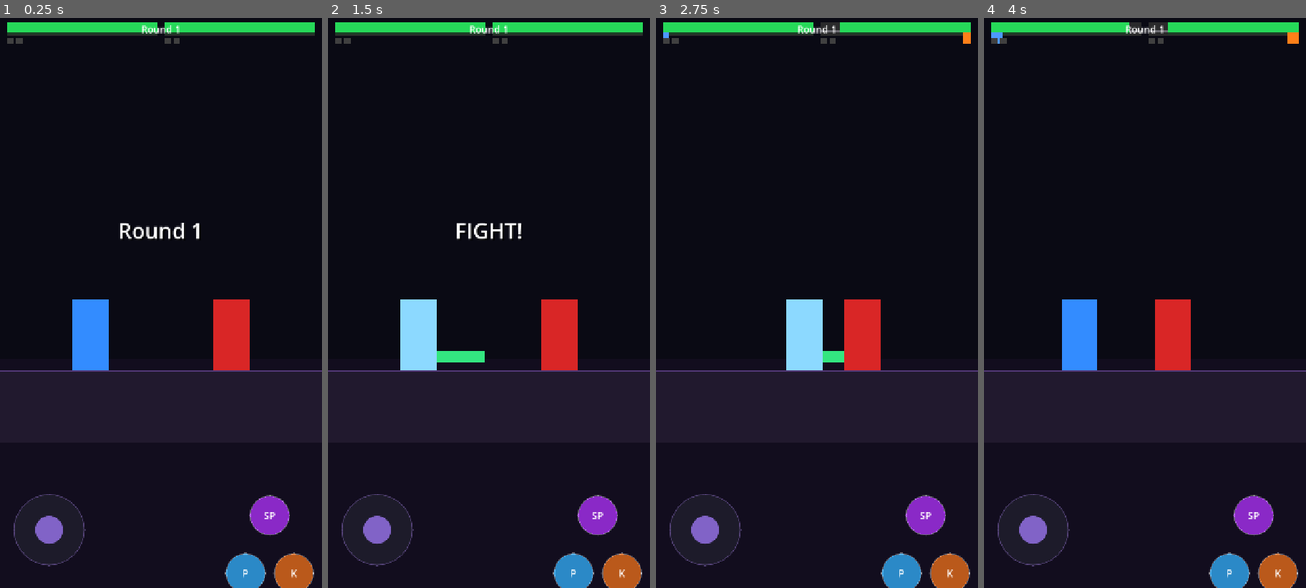
Above: before the commit, frames 1-4 (left to right).
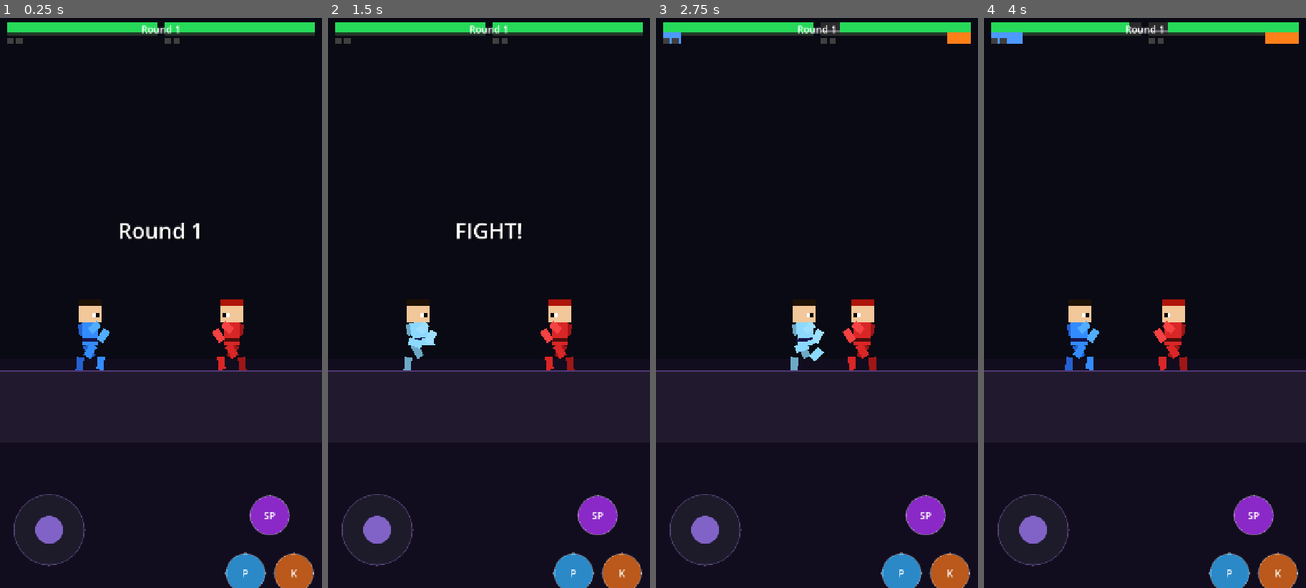
Above: after the commit, the same moments.

Repository: bbgckgaming-create/soul
Game: Godot game, scene res://scenes/GameArena.tscn
Two runs of this game, one before a commit and one after it. Both use one fixed random seed, a clock stepped at 60 frames per second and the inputs below.
Inputs (mouse positions are in pixels of both pictures, inside the frame that each line leads up to):
- Up to frame 1 (0.25 s): no input
- Up to frame 2 (1.5 s): click "P" at 0.5 s; click "K" at 1.25 s
- Up to frame 3 (2.75 s): move the mouse to (887, 274) at 2.02 s; hold D (move_right) from 2.03 s (still down); hold S (crouch) from 2.03 s (still down); click (887, 274) at 2.17 s; tap W (jump) at 2.27 s; tap K (kick) at 2.3 s
- Up to frame 4 (4 s): release D (move_right) at 2.75 s; release S (crouch) at 2.75 s; drag from (1080, 331) to (1173, 354) at 2.77 s; move the mouse to (1177, 177) at 3.52 s; hold A (move_left) from 3.53 s (still down); tap J (punch) at 3.6 s; tap L (special) at 3.8 s

The runs differ from the first frame. In frame 1, 2.4% of the frame differs, in the area x 22-78%, y 49-62%; in frame 2, 2.6%; in frame 3, 2.5%; in frame 4, 2.5%.

Commit message:
Implement articulated limb animation system with 16-part body model and improved attack mechanics

Diff:
--- a/scripts/Fighter.gd
+++ b/scripts/Fighter.gd
@@ -42,21 +42,50 @@
 const SPECIAL_DMG:  float = 26.0
 const SPECIAL_COST: float = 50.0
 
-# Character dimensions — 10% larger than before
+# Character dimensions
 const CHAR_W: float = 80.0
 const CHAR_H: float = 158.0
 
-# Node refs
-var sprite_node:  ColorRect = null
-var limb_node:    ColorRect = null   # Visual for punches/kicks
-var attack_area:  Area2D    = null
-var hurtbox_area: Area2D    = null
-var attack_shape: CollisionShape2D = null
+# Physics / gameplay node refs
+var attack_area:  Area2D            = null
+var hurtbox_area: Area2D            = null
+var attack_shape: CollisionShape2D  = null
+
+# Visual nodes — 2-segment articulated limbs + head/torso details
+var torso_node:  ColorRect = null
+var head_node:   ColorRect = null
+var hair_node:   ColorRect = null
+var eye_node:    ColorRect = null
+var pupil_node:  ColorRect = null
+var belt_node:   ColorRect = null
+var arm_fu_node: ColorRect = null   # front arm upper  (shoulder → elbow)
+var arm_fl_node: ColorRect = null   # front arm lower  (elbow   → fist)
+var arm_bu_node: ColorRect = null   # back  arm upper
+var arm_bl_node: ColorRect = null   # back  arm lower
+var leg_fu_node: ColorRect = null   # front leg upper  (hip → knee)
+var leg_fl_node: ColorRect = null   # front leg lower  (knee → foot)
+var leg_bu_node: ColorRect = null   # back  leg upper
+var leg_bl_node: ColorRect = null   # back  leg lower
+
+# Set by GameArena so each fighter always faces the other
+var opponent: Fighter = null
 
 # ─────────────────────────────────────────────────────────────────────────────
 func _ready() -> void:
-	sprite_node  = get_node_or_null("Sprite")
-	limb_node    = get_node_or_null("Limb")
+	torso_node  = get_node_or_null("Torso")
+	head_node   = get_node_or_null("Head")
+	hair_node   = get_node_or_null("Hair")
+	eye_node    = get_node_or_null("Eye")
+	pupil_node  = get_node_or_null("Pupil")
+	belt_node   = get_node_or_null("Belt")
+	arm_fu_node = get_node_or_null("FArmU")
+	arm_fl_node = get_node_or_null("FArmL")
+	arm_bu_node = get_node_or_null("BArmU")
+	arm_bl_node = get_node_or_null("BArmL")
+	leg_fu_node = get_node_or_null("FLegU")
+	leg_fl_node = get_node_or_null("FLegL")
+	leg_bu_node = get_node_or_null("BLegU")
+	leg_bl_node = get_node_or_null("BLegL")
 	attack_area  = get_node_or_null("AttackArea")
 	hurtbox_area = get_node_or_null("Hurtbox")
 	attack_shape = get_node_or_null("AttackArea/CollisionShape2D")
@@ -71,6 +100,8 @@
 	hit_landed    = false
 	attack_timer  = 0.0
 	_update_visual()
+	# Immediately push fresh health/special values to the HUD
+	_report_to_manager()
 
 # ─── Main Physics Loop ────────────────────────────────────────────────────────
 func _physics_process(delta: float) -> void:
@@ -91,13 +122,11 @@
 
 		State.PUNCH, State.KICK, State.SPECIAL:
 			attack_timer += delta
-			var open  := attack_duration * HITBOX_OPEN
-			var close := attack_duration * HITBOX_CLOSE
+			var open:  float = attack_duration * HITBOX_OPEN
+			var close: float = attack_duration * HITBOX_CLOSE
 			hitbox_active = (attack_timer >= open and attack_timer < close)
 
-			# ── Manual overlap check every frame during active window ──────────
-			# Relying on area_entered misses already-overlapping enemies, so we
-			# poll get_overlapping_areas() instead.
+			# Poll overlapping areas every frame — more reliable than area_entered
 			if hitbox_active and not hit_landed and attack_area:
 				attack_area.monitoring = true
 				for area in attack_area.get_overlapping_areas():
@@ -106,7 +135,7 @@
 						hit_landed    = true
 						var dir: float = sign(target.position.x - position.x)
 						target.take_damage(get_current_damage(), dir)
-						special_meter = min(MAX_SPECIAL, special_meter + get_current_damage() * 0.3)
+						special_meter = min(MAX_SPECIAL, special_meter + get_current_damage() * 0.9)
 						break
 			elif not hitbox_active and attack_area:
 				attack_area.monitoring = false
@@ -123,6 +152,10 @@
 
 	var vp_w: float = get_viewport_rect().size.x
 	position.x = clamp(position.x, CHAR_W * 0.5 + 10.0, vp_w - CHAR_W * 0.5 - 10.0)
+
+	# Always face the opponent (so attacks always go the correct direction)
+	if opponent and current_state != State.DEAD:
+		facing_right = position.x < opponent.position.x
 
 	_update_visual()
 	_report_to_manager()
@@ -140,66 +173,238 @@
 	current_state = State.IDLE
 	velocity.y    = 0.0
 
+# ─── Segment Helper ───────────────────────────────────────────────────────────
+# Places one ColorRect limb segment with its pivot at the top-centre.
+#   angle = 0   → segment hangs straight down.
+#   angle > 0   → tilts clockwise  (= forward when facing right).
+#   angle < 0   → tilts counter-clockwise (= backward when facing right).
+# Returns the tip position so the next segment can be chained from it.
+func _place_segment(node: ColorRect, px: float, py: float,
+		angle: float, length: float, width: float) -> Vector2:
+	var tip: Vector2 = Vector2(px + sin(angle) * length, py + cos(angle) * length)
+	if not node:
+		return tip
+	node.size         = Vector2(width, length)
+	node.pivot_offset = Vector2(width * 0.5, 0.0)
+	node.position     = Vector2(px - width * 0.5, py)
+	node.rotation     = angle
+	return tip
+
 # ─── Visual Update ────────────────────────────────────────────────────────────
 func _update_visual() -> void:
-	if not sprite_node:
+	if not torso_node:
 		return
 
-	var w := CHAR_W
-	var h := CHAR_H
-	var dir := 1.0 if facing_right else -1.0
-
-	# ── Body size & color ─────────────────────────────────────────────────────
-	match current_state:
-		State.CROUCH:
-			sprite_node.size     = Vector2(w, h * CROUCH_SCALE)
-			sprite_node.position = Vector2(-w * 0.5, -h * CROUCH_SCALE)
-		_:
-			sprite_node.size     = Vector2(w, h)
-			sprite_node.position = Vector2(-w * 0.5, -h)
-
-	# Body color reflects state
+	var sc:  float = CROUCH_SCALE if current_state == State.CROUCH else 1.0
+	var bh:  float = CHAR_H * sc
+	var dir: float = 1.0 if facing_right else -1.0
+
+	# ── Proportional section heights ──────────────────────────────────────────
+	var head_h:  float = bh * 0.316
+	var hair_h:  float = bh * 0.089
+	var torso_h: float = bh * 0.329
+	var leg_h:   float = bh - head_h - torso_h
+	var arm_h:   float = torso_h * 0.96
+
+	var ul_len: float = leg_h * 0.54   # upper-leg segment length
+	var ll_len: float = leg_h * 0.52   # lower-leg segment length
+	var ua_len: float = arm_h * 0.52   # upper-arm segment length
+	var la_len: float = arm_h * 0.52   # lower-arm segment length
+
+	# Fixed widths (don't squish during crouch)
+	const TW: float = 38.0   # torso width
+	const AW: float = 17.0   # arm segment width
+	const LW: float = 17.0   # leg segment width
+	const HW: float = 50.0   # head width
+
+	# ── Y anchors (feet = 0, upward is negative) ──────────────────────────────
+	var y_hip:  float = -leg_h                          # top of legs / bottom of torso
+	var y_tors: float = -leg_h - torso_h               # top of torso
+	var y_shl:  float = y_tors + torso_h * 0.08        # shoulder level
+	var y_hair: float = y_tors - head_h                # very top of hair
+	var y_face: float = y_hair + hair_h                # top of face skin
+
+	# ── X anchors (direction-aware: positive dir = facing-right side) ─────────
+	var shl_fx: float = dir *  (TW * 0.5 + 1.0)   # front shoulder pivot X
+	var shl_bx: float = dir * -(TW * 0.5 + 1.0)   # back  shoulder pivot X
+	var hip_fx: float = dir *  8.0                 # front hip pivot X  (wider stance)
+	var hip_bx: float = dir * -8.0                 # back  hip pivot X  (wider stance)
+
+	# ── Colour palette based on state ─────────────────────────────────────────
+	var col:      Color
+	var col_dark: Color
+	var col_hi:   Color
 	match current_state:
 		State.HIT:
-			sprite_node.color = Color(1.0, 0.25, 0.25) if fighter_id == 0 else Color(1.0, 0.45, 0.1)
+			col      = Color(1.0, 0.25, 0.25) if fighter_id == 0 else Color(1.0, 0.45, 0.1)
+			col_dark = col.darkened(0.22)
+			col_hi   = col.lightened(0.15)
 		State.PUNCH, State.KICK, State.SPECIAL:
-			# Brighten body during attack so player can see they pressed something
-			sprite_node.color = Color(0.55, 0.85, 1.0) if fighter_id == 0 else Color(1.0, 0.45, 0.45)
+			col      = Color(0.55, 0.85, 1.0) if fighter_id == 0 else Color(1.0, 0.45, 0.45)
+			col_dark = col.darkened(0.22)
+			col_hi   = col.lightened(0.15)
 		_:
-			sprite_node.color = Color(0.2, 0.55, 1.0) if fighter_id == 0 else Color(0.85, 0.15, 0.15)
-
-	# ── Limb (attack visual) ──────────────────────────────────────────────────
-	if limb_node:
-		match current_state:
-			State.PUNCH:
-				# Fist extends forward at chest height, animates with attack_timer
-				var progress := clamp(attack_timer / attack_duration, 0.0, 1.0)
-				var extend   := sin(progress * PI) * 70.0   # arc: out and back
-				limb_node.visible  = true
-				limb_node.size     = Vector2(extend + 20.0, 22.0)
-				limb_node.position = Vector2(dir * (w * 0.5), -h * 0.62)
-				limb_node.color    = Color(0.3, 0.75, 1.0) if fighter_id == 0 else Color(1.0, 0.55, 0.2)
-
-			State.KICK:
-				# Leg extends diagonally downward
-				var progress := clamp(attack_timer / attack_duration, 0.0, 1.0)
-				var extend   := sin(progress * PI) * 90.0
-				limb_node.visible  = true
-				limb_node.size     = Vector2(extend + 20.0, 26.0)
-				limb_node.position = Vector2(dir * (w * 0.5), -h * 0.28)
-				limb_node.color    = Color(0.2, 0.9, 0.5) if fighter_id == 0 else Color(1.0, 0.8, 0.1)
-
-			State.SPECIAL:
-				# Full-body surge: large glowing rect
-				var progress := clamp(attack_timer / attack_duration, 0.0, 1.0)
-				var extend   := sin(progress * PI) * 130.0
-				limb_node.visible  = true
-				limb_node.size     = Vector2(extend + 30.0, 60.0)
-				limb_node.position = Vector2(dir * (w * 0.5), -h * 0.5)
-				limb_node.color    = Color(0.9, 0.4, 1.0, 0.9)
-
-			_:
-				limb_node.visible = false
+			if fighter_id == 0:
+				col      = Color(0.20, 0.55, 1.00)
+				col_dark = Color(0.14, 0.38, 0.82)
+				col_hi   = Color(0.32, 0.68, 1.00)
+			else:
+				col      = Color(0.85, 0.15, 0.15)
+				col_dark = Color(0.62, 0.09, 0.09)
+				col_hi   = Color(0.96, 0.26, 0.26)
+
+	# ── MK-style animation curve: fast snap → freeze at peak → controlled retract ─
+	# Three distinct phases replace the old symmetric sin() arc:
+	#   0%–35%  Extend  — ease-out power curve (explosive snap to peak)
+	#   35%–62% Hold    — frozen at full extension (hit is readable / "frame data")
+	#   62%–100% Retract — ease-in pull-back (deliberate, weighted recovery)
+	var progress: float = clamp(attack_timer / max(attack_duration, 0.001), 0.0, 1.0)
+	var ef: float = 0.0
+	if progress < 0.35:
+		ef = 1.0 - pow(1.0 - progress / 0.35, 2.8)   # ease-out: explosive start
+	elif progress < 0.62:
+		ef = 1.0                                        # hold: frozen at peak
+	else:
+		ef = 1.0 - pow((progress - 0.62) / 0.38, 1.6) # ease-in: weighted retract
+	ef = clamp(ef, 0.0, 1.0)
+
+	# ── Guard stance ──────────────────────────────────────────────────────────
+	# RULE: all angles stay between 0.0 and ~1.6 so both segments always point
+	# FORWARD (never wrap behind the elbow/knee), keeping limbs visually joined.
+	#
+	# Arms: upper arm reaches forward at ~80°; forearm then bends DOWNWARD from
+	# the elbow (la_f < ua_f), so the arm has a natural hook-shaped droop.
+	# At punch peak both angles converge to ~1.57 (horizontal) = straight jab.
+	#
+	# Legs: very slight spread so feet stay close together — no bowlegging.
+	# Front arm: classic boxing L-guard.
+	#   ua_f ≈ 1.10 → elbow reaches forward and slightly down.
+	#   la_f ≈ 2.00 → forearm angles up from elbow, fist near chin/shoulder height.
+	# Back forearm is hidden (see placement section below).
+	# Legs: both thighs lean toward the opponent; lower leg follows at a slightly
+	# smaller angle for a gentle natural knee bend (no S-curve).
+	# Guard stance — angles match user sketch:
+	# Front arm: upper arm pushes forward ~52°, forearm droops forward-down ~32°.
+	# Small angle difference (20°) means the two rects meet cleanly; an elbow-cap
+	# square (arm_bl_node, repurposed) fills any remaining corner gap.
+	var ua_f: float =  0.90   # front upper arm  — 52° forward from vertical
+	var la_f: float =  0.55   # front lower arm  — 32° forward, forearm angles down
+	var ua_b: float = -0.18   # back  upper arm  — slightly behind torso
+	var la_b: float =  0.00   # back  lower arm  — repurposed as elbow cap; value unused
+	# Legs — from the sketch: front thigh sweeps forward, shin nearly vertical
+	# so the knee visibly pokes forward. Back thigh sweeps backward, same logic.
+	var ul_f: float =  0.55   # front upper leg  — thigh sweeps toward opponent
+	var ll_f: float =  0.05   # front lower leg  — shin nearly vertical, knee pokes fwd
+	var ul_b: float = -0.48   # back  upper leg  — thigh sweeps away from opponent
+	var ll_b: float =  0.05   # back  lower leg  — shin nearly vertical, knee pokes back
+
+	var torso_rot: float = 0.0
+
+	# ── Attack animations ──────────────────────────────────────────────────────
+	match current_state:
+		State.PUNCH:
+			# Guard → horizontal jab.
+			# ua_f: 1.10 → 1.57 (+0.47), la_f: 0.68 → 1.57 (+0.89)
+			ua_f      += ef * 0.47    # upper arm drives to horizontal
+			la_f      += ef * 0.89    # forearm straightens to match
+			ua_b      -= ef * 0.20    # back arm pulls back (weight transfer)
+			torso_rot  = ef * 0.24    # body commits hard into the punch
+
+		State.KICK:
+			# Both leg segments swing upward together until near-horizontal = high kick.
+			ul_f      += ef * 1.35    # thigh: 0.22 → 1.57 (horizontal)
+			ll_f      += ef * 1.45    # shin:  0.12 → 1.57 (leg fully extended)
+			ua_f      -= ef * 0.15    # front arm drops slightly for balance
+			la_f      -= ef * 0.12    # forearm opens slightly with the lean
+			torso_rot  = -(ef * 0.20) # body rocks back on the kick
+
+		State.SPECIAL:
+			# Front arm unfolds to jab; back upper arm sweeps forward for surge.
+			ua_f      += ef * 0.47    # front upper arm drives to horizontal
+			la_f      += ef * 0.89    # front forearm straightens to match
+			ua_b      += ef * 1.55    # back upper arm sweeps from behind → front
+			torso_rot  = ef * 0.15
+			col_hi     = Color(0.90, 0.40, 1.00, 0.95)  # purple energy glow
+			col_dark   = Color(0.70, 0.28, 1.00, 0.80)
+
+	# ── Torso (leans with torso_rot) ──────────────────────────────────────────
+	torso_node.size         = Vector2(TW, torso_h)
+	torso_node.position     = Vector2(-TW * 0.5, y_tors)
+	torso_node.pivot_offset = Vector2(TW * 0.5, torso_h * 0.1)
+	torso_node.rotation     = dir * torso_rot
+	torso_node.color        = col
+
+	# ── Belt (follows torso lean) ──────────────────────────────────────────────
+	if belt_node:
+		belt_node.size         = Vector2(TW, max(5.0, 7.0 * sc))
+		belt_node.position     = Vector2(-TW * 0.5, y_tors + torso_h * 0.70)
+		belt_node.pivot_offset = Vector2(TW * 0.5, 0.0)
+		belt_node.rotation     = dir * torso_rot
+		belt_node.color        = Color(0.10, 0.08, 0.30) if fighter_id == 0 else Color(0.30, 0.05, 0.05)
+
+	# ── Hair ──────────────────────────────────────────────────────────────────
+	if hair_node:
+		hair_node.size     = Vector2(HW, hair_h)
+		hair_node.position = Vector2(-HW * 0.5, y_hair)
+		hair_node.rotation = 0.0
+		hair_node.color    = Color(0.12, 0.07, 0.02) if fighter_id == 0 else Color(0.68, 0.08, 0.04)
+
+	# ── Head / Face ───────────────────────────────────────────────────────────
+	var face_h: float = head_h - hair_h
+	if head_node:
+		head_node.size     = Vector2(HW, face_h)
+		head_node.position = Vector2(-HW * 0.5, y_face)
+		head_node.rotation = 0.0
+		head_node.color    = Color(0.95, 0.78, 0.60)
+
+	if eye_node:
+		var ex: float = 6.0 if facing_right else -20.0
+		eye_node.size     = Vector2(14.0, max(6.0, face_h * 0.28))
+		eye_node.position = Vector2(ex, y_face + face_h * 0.42)
+		eye_node.rotation = 0.0
+		eye_node.color    = Color.WHITE
+
+	if pupil_node:
+		var epx: float = 13.0 if facing_right else -20.0
+		pupil_node.size     = Vector2(7.0, max(6.0, face_h * 0.28))
+		pupil_node.position = Vector2(epx, y_face + face_h * 0.42)
+		pupil_node.rotation = 0.0
+		pupil_node.color    = Color(0.05, 0.03, 0.01)
+
+	# ── Back leg (behind everything) ──────────────────────────────────────────
+	if leg_bu_node:
+		leg_bu_node.color = col_dark
+	if leg_bl_node:
+		leg_bl_node.color = col_dark
+	var bknee: Vector2 = _place_segment(leg_bu_node, hip_bx, y_hip, dir * ul_b, ul_len, LW)
+	_place_segment(leg_bl_node, bknee.x, bknee.y, dir * ll_b, ll_len, LW)
+
+	# ── Back arm — upper segment only; forearm hidden for cleaner silhouette ────
+	if arm_bu_node:
+		arm_bu_node.color = col_dark
+	if arm_bl_node:
+		arm_bl_node.size = Vector2.ZERO   # forearm hidden intentionally
+	_place_segment(arm_bu_node, shl_bx, y_shl, dir * ua_b, ua_len, AW)
+
+	# ── Front leg ─────────────────────────────────────────────────────────────
+	if leg_fu_node:
+		leg_fu_node.color = col
+	if leg_fl_node:
+		leg_fl_node.color = col
+	var fknee: Vector2 = _place_segment(leg_fu_node, hip_fx, y_hip, dir * ul_f, ul_len, LW)
+	_place_segment(leg_fl_node, fknee.x, fknee.y, dir * ll_f, ll_len, LW)
+
+	# ── Front arm (topmost layer) ──────────────────────────────────────────────
+	if arm_fu_node:
+		arm_fu_node.color = col_hi
+	if arm_fl_node:
+		arm_fl_node.color = col_hi
+	var felbow: Vector2 = _place_segment(arm_fu_node, shl_fx, y_shl, dir * ua_f, ua_len, AW)
+	# Small overlap to ensure the two segments always meet flush at the elbow.
+	var arm_overlap: float = 4.0
+	var elbow_ox: float = sin(dir * ua_f) * arm_overlap
+	var elbow_oy: float = cos(dir * ua_f) * arm_overlap
+	_place_segment(arm_fl_node, felbow.x - elbow_ox, felbow.y - elbow_oy, dir * la_f, la_len + arm_overlap, AW)
 
 func _report_to_manager() -> void:
 	GameManager.report_health(fighter_id, health, MAX_HEALTH)
@@ -242,18 +447,18 @@
 func _can_start_attack() -> bool:
 	return can_attack and current_state not in [State.HIT, State.DEAD]
 
-func _position_hitbox(offset: Vector2, size: Vector2) -> void:
+func _position_hitbox(offset: Vector2, sz: Vector2) -> void:
 	if not attack_area or not attack_shape: return
-	var dir := 1.0 if facing_right else -1.0
+	var dir: float = 1.0 if facing_right else -1.0
 	attack_area.position = Vector2(offset.x * dir, offset.y)
 	if attack_shape.shape is RectangleShape2D:
-		(attack_shape.shape as RectangleShape2D).size = size
+		(attack_shape.shape as RectangleShape2D).size = sz
 
 # ─── Damage Reception ─────────────────────────────────────────────────────────
 func take_damage(amount: float, knockback_dir: float) -> void:
 	if current_state == State.DEAD: return
 	health        = max(0.0, health - amount)
-	special_meter = min(MAX_SPECIAL, special_meter + amount * 0.4)
+	special_meter = min(MAX_SPECIAL, special_meter + amount * 1.2)
 	took_damage.emit(amount)
 	if health <= 0.0:
 		_die()
--- a/scripts/GameArena.gd
+++ b/scripts/GameArena.gd
@@ -116,6 +116,9 @@
 	player = _create_fighter(true)
 	enemy  = _create_fighter(false)
 	enemy.set_target(player)
+	# Give each fighter a reference to their opponent for facing logic
+	player.opponent = enemy
+	enemy.opponent  = player
 
 func _create_fighter(is_player: bool):
 	var fighter
@@ -132,20 +135,88 @@
 	body_col.position = Vector2(0.0, -Fighter.CHAR_H * 0.5)
 	fighter.add_child(body_col)
 
-	# Sprite (colored rectangle)
-	var sprite := ColorRect.new()
-	sprite.name     = "Sprite"
-	sprite.size     = Vector2(Fighter.CHAR_W, Fighter.CHAR_H)
-	sprite.position = Vector2(-Fighter.CHAR_W * 0.5, -Fighter.CHAR_H)
-	sprite.color    = Color(0.2, 0.55, 1.0) if is_player else Color(0.85, 0.15, 0.15)
-	fighter.add_child(sprite)
-
-	# Limb (attack visual — hidden until attack fires)
-	var limb := ColorRect.new()
-	limb.name    = "Limb"
-	limb.visible = false
-	limb.size    = Vector2(60.0, 22.0)
-	fighter.add_child(limb)
+	# ── Visual body layers — z_index controls draw depth ─────────────────────
+	# Draw order:
+	#   0  BLegU / BLegL  — back leg segments (behind everything)
+	#   1  BArmU / BArmL  — back arm segments
+	#   2  Torso
+	#   3  Belt
+	#   4  FLegU / FLegL  — front leg segments
+	#   5  Head
+	#   6  Hair
+	#   7  Eye
+	#   8  Pupil
+	#   9  FArmU / FArmL  — front arm segments (on top of everything)
+
+	var b_leg_u := ColorRect.new()
+	b_leg_u.name    = "BLegU"
+	b_leg_u.z_index = 0
+	fighter.add_child(b_leg_u)
+
+	var b_leg_l := ColorRect.new()
+	b_leg_l.name    = "BLegL"
+	b_leg_l.z_index = 0
+	fighter.add_child(b_leg_l)
+
+	var b_arm_u := ColorRect.new()
+	b_arm_u.name    = "BArmU"
+	b_arm_u.z_index = 1
+	fighter.add_child(b_arm_u)
+
+	var b_arm_l := ColorRect.new()
+	b_arm_l.name    = "BArmL"
+	b_arm_l.z_index = 1
+	fighter.add_child(b_arm_l)
+
+	var torso := ColorRect.new()
+	torso.name    = "Torso"
+	torso.z_index = 2
+	fighter.add_child(torso)
+
+	var belt := ColorRect.new()
+	belt.name    = "Belt"
+	belt.z_index = 3
+	fighter.add_child(belt)
+
+	var f_leg_u := ColorRect.new()
+	f_leg_u.name    = "FLegU"
+	f_leg_u.z_index = 4
+	fighter.add_child(f_leg_u)
+
+	var f_leg_l := ColorRect.new()
+	f_leg_l.name    = "FLegL"
+	f_leg_l.z_index = 4
+	fighter.add_child(f_leg_l)
+
+	var head := ColorRect.new()
+	head.name    = "Head"
+	head.z_index = 5
+	fighter.add_child(head)
+
+	var hair := ColorRect.new()
+	hair.name    = "Hair"
+	hair.z_index = 6
+	fighter.add_child(hair)
+
+	var eye := ColorRect.new()
+	eye.name    = "Eye"
+	eye.z_index = 7
+	fighter.add_child(eye)
+
+	var pupil := ColorRect.new()
+	pupil.name    = "Pupil"
+	pupil.z_index = 8
+	fighter.add_child(pupil)
+
+	var f_arm_u := ColorRect.new()
+	f_arm_u.name    = "FArmU"
+	f_arm_u.z_index = 9
+	fighter.add_child(f_arm_u)
+
+	var f_arm_l := ColorRect.new()
+	f_arm_l.name    = "FArmL"
+	f_arm_l.z_index = 9
+	fighter.add_child(f_arm_l)
 
 	# Hurtbox (receives incoming hits)
 	var hurtbox := Area2D.new()
